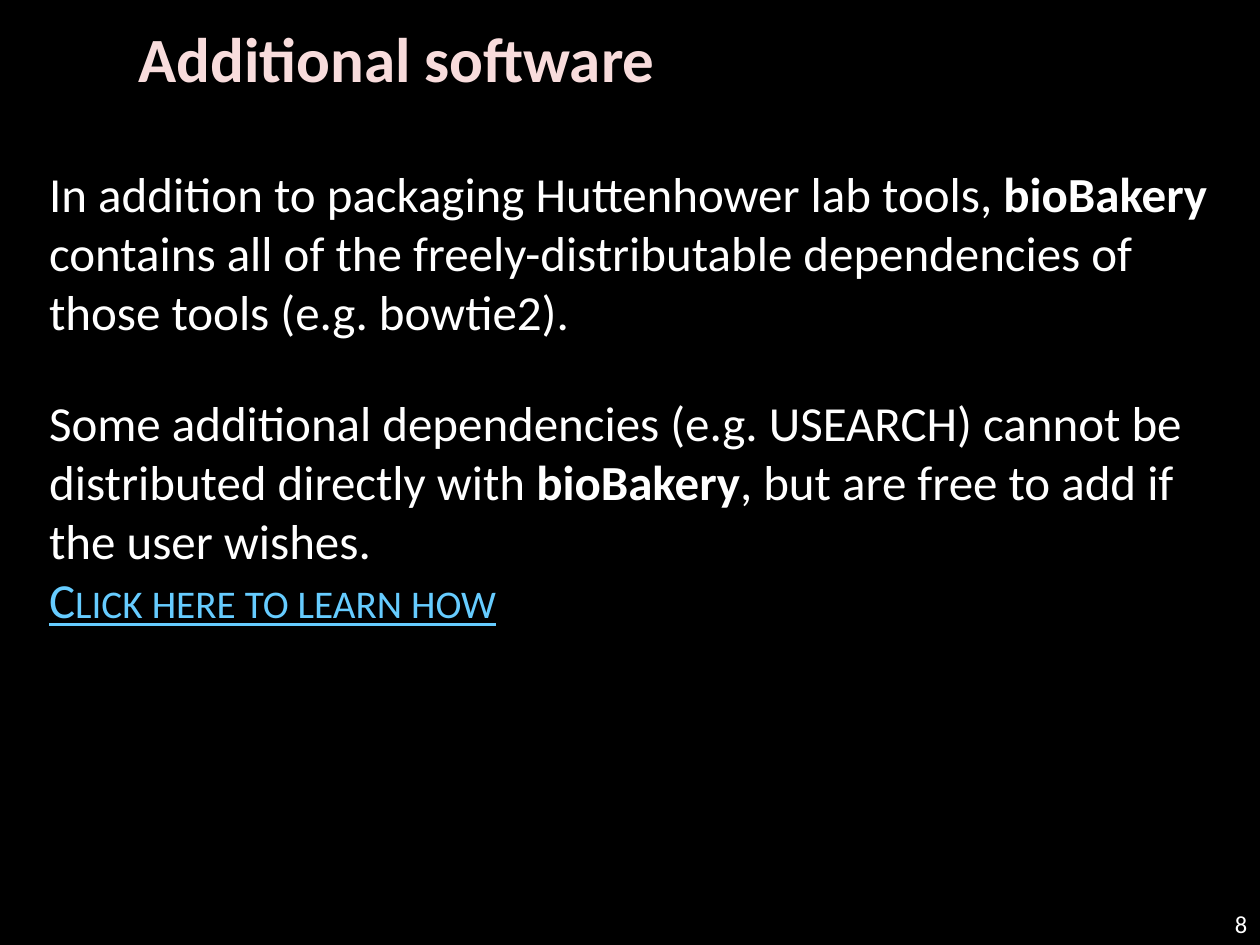
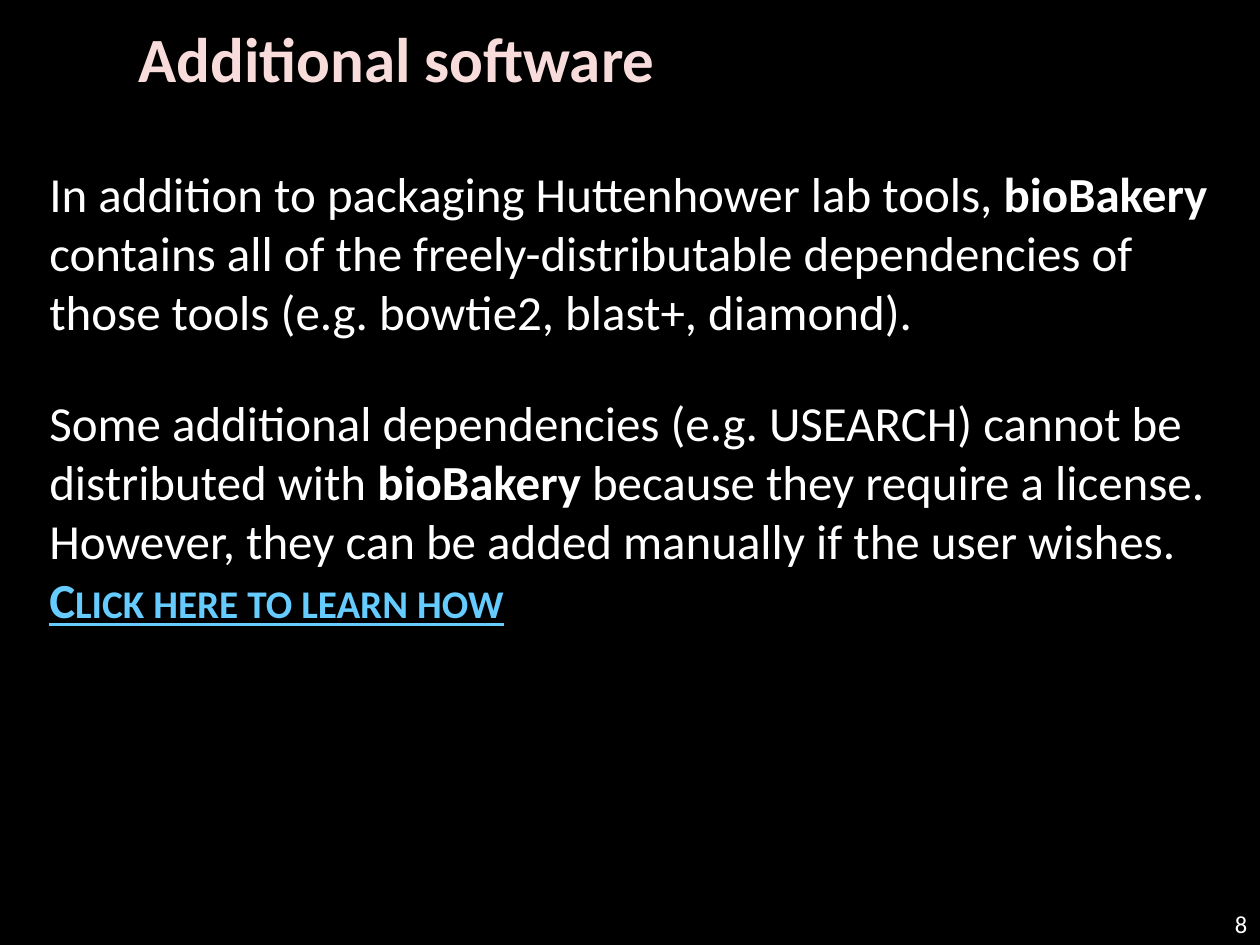
Before and after one commit to biobakery/biobakery, a slide deck: slide 8 of vagrant/biobakery-gui/WELCOME.pptx. Drawn at 1260x945 pixels with LibreOffice and Linux fonts; fonts in the diff are those of the drawing; background and template pictures are left out. Boxes give left, top, right and bottom in pixels: in the first picture for what was removed or moved away, otherwise in the second. Text is boxed around its words. In the diff, an @@ line names an element or a change of style, - is before the commit and + after.

```diff
--- a/vagrant/biobakery-gui/WELCOME.pptx
+++ b/vagrant/biobakery-gui/WELCOME.pptx
@@ text at [49,177,1208,626]: text changed @@
-In addition to packaging Huttenhower lab tools, bioBakery contains all of the freely-distributable dependencies of those tools (e.g. bowtie2).
-Some additional dependencies (e.g. USEARCH) cannot be distributed directly with bioBakery, but are free to add if the user wishes.
-Click here to learn how
+In addition to packaging Huttenhower lab tools, bioBakery contains all of the freely-distributable dependencies of those tools (e.g. bowtie2, blast+, diamond).
+Some additional dependencies (e.g. USEARCH) cannot be distributed with bioBakery because they require a license. However, they can be added manually if the user wishes.
+Click here to learn how
```
Also in this commit, not shown: 9 other slides changed, 1 other file.
